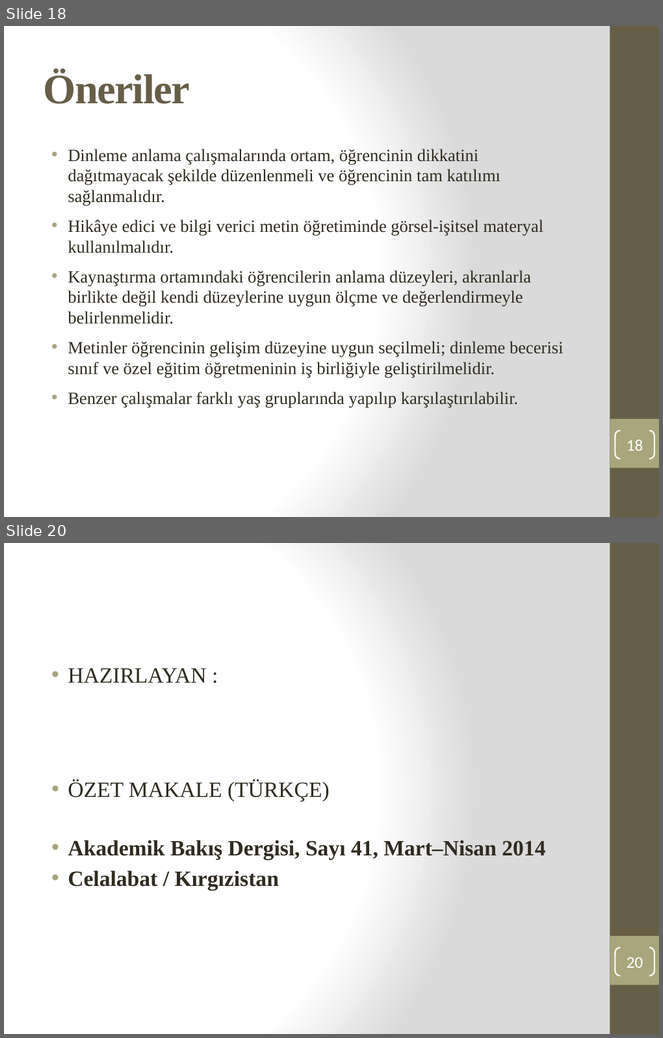
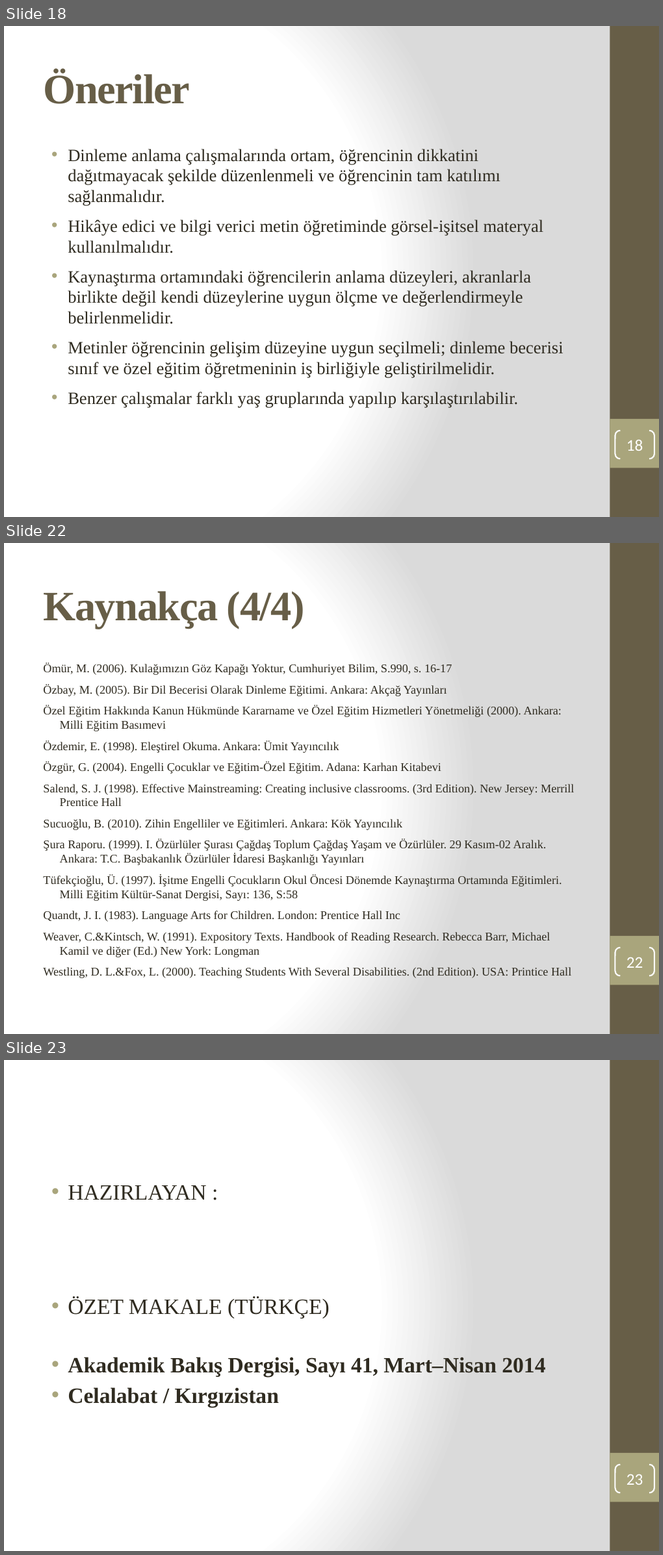
Before and after one commit to edipsahin20-tech/sahinerp, a slide deck: Makale1_Dinledigini_Anlama_Ozet.pptx. Shown one above the other, each under a label of ours: slides 18 and 20 before the commit, slides 18, 22 and 23 after it; the slides between them are not shown. The pictures are 663x1038 and 663x1555 pixels, drawn with LibreOffice and Linux fonts; fonts in the diff are those of the drawing. Boxes give left, top, right and bottom in pixels: in the first picture for what was removed or moved away, otherwise in the second. Text is boxed around its words. In the diff, an @@ line names an element or a change of style, - is before the commit and + after.

```diff
--- a/Makale1_Dinledigini_Anlama_Ozet.pptx
+++ b/Makale1_Dinledigini_Anlama_Ozet.pptx
@@ slide 22 added at <box>4,543,659,1034</box>, background gradient #FFFFFF to #DADADA; not listed: 2 template elements that a slide beside it also shows @@
@@ title added at <box>43,591,305,628</box>, 46 pt, text #675E47, bold @@
+Kaynakça (4/4)
@@ text added at <box>43,663,574,979</box>, 13 pt, text #2F2B20 @@
+Ömür, M. (2006). Kulağımızın Göz Kapağı Yoktur, Cumhuriyet Bilim, S.990, s. 16-17
+Özbay, M. (2005). Bir Dil Becerisi Olarak Dinleme Eğitimi. Ankara: Akçağ Yayınları
+Özel Eğitim Hakkında Kanun Hükmünde Kararname ve Özel Eğitim Hizmetleri Yönetmeliği (2000). Ankara: Milli Eğitim Basımevi
+Özdemir, E. (1998). Eleştirel Okuma. Ankara: Ümit Yayıncılık
+Özgür, G. (2004). Engelli Çocuklar ve Eğitim-Özel Eğitim. Adana: Karhan Kitabevi
+Salend, S. J. (1998). Effective Mainstreaming: Creating inclusive classrooms. (3rd Edition). New Jersey: Merrill Prentice Hall
+Sucuoğlu, B. (2010). Zihin Engelliler ve Eğitimleri. Ankara: Kök Yayıncılık
+Şura Raporu. (1999). I. Özürlüler Şurası Çağdaş Toplum Çağdaş Yaşam ve Özürlüler. 29 Kasım-02 Aralık. Ankara: T.C. Başbakanlık Özürlüler İdaresi Başkanlığı Yayınları
+Tüfekçioğlu, Ü. (1997). İşitme Engelli Çocukların Okul Öncesi Dönemde Kaynaştırma Ortamında Eğitimleri. Milli Eğitim Kültür-Sanat Dergisi, Sayı: 136, S:58
+Quandt, J. I. (1983). Language Arts for Children. London: Prentice Hall Inc
+Weaver, C.&Kintsch, W. (1991). Expository Texts. Handbook of Reading Research. Rebecca Barr, Michael Kamil ve diğer (Ed.) New York: Longman
+Westling, D. L.&Fox, L. (2000). Teaching Students With Several Disabilities. (2nd Edition). USA: Printice Hall
@@ page number added at <box>615,948,655,976</box>, outline #FFFFFF 1.5 pt, 18 pt, text #FFFFFF @@
+22
@@ what was slide 20 is now slide 23 @@
@@ page number at <box>627,1474,644,1485</box>: text changed @@
-20
+23
```
Also in this commit, not shown: 5 slides changed, 2 other slides added.
